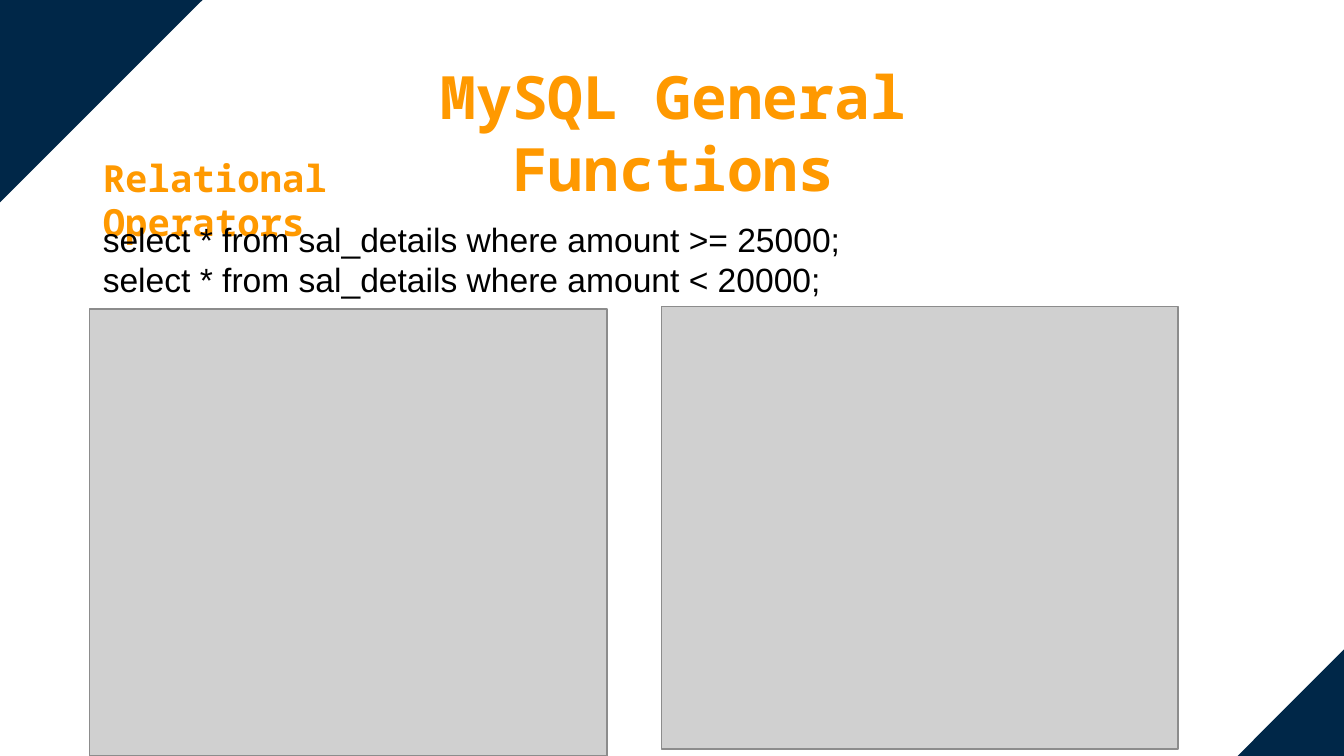
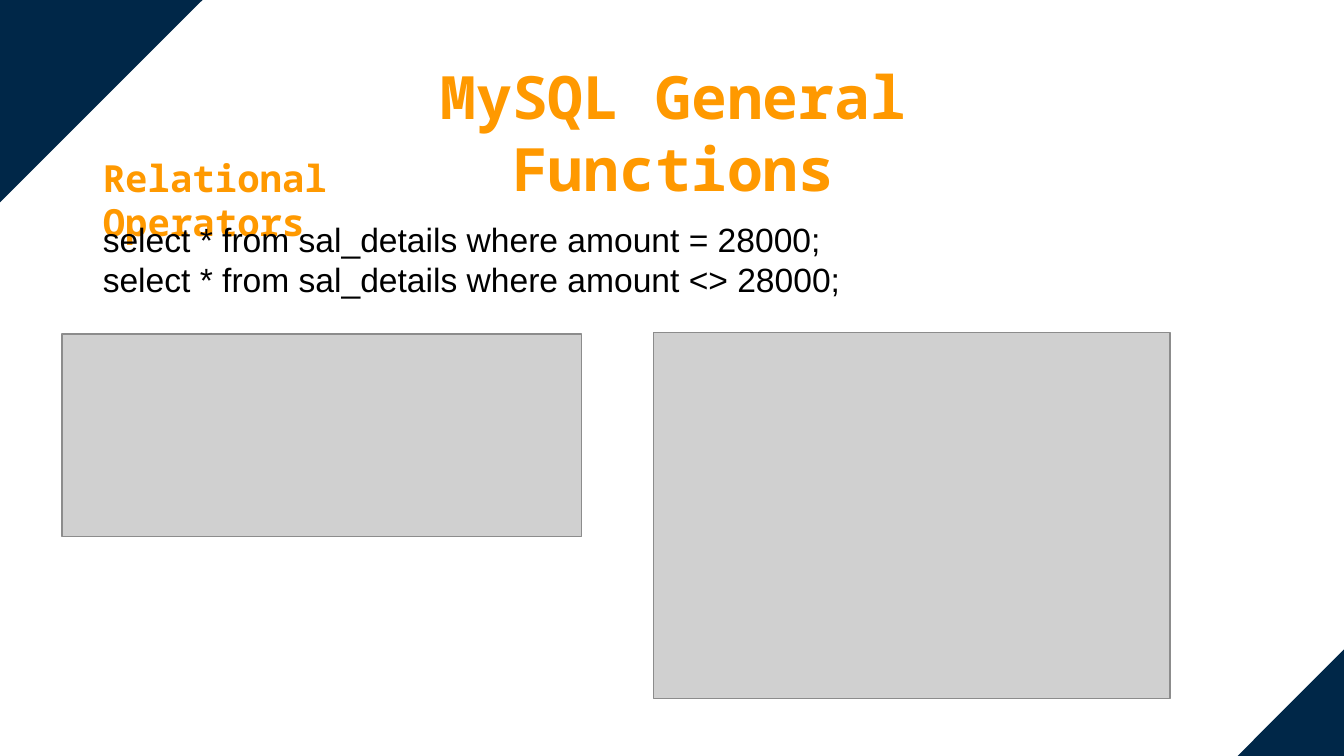
Before and after one commit to vijayadithya831/personal, a slide deck: slide 18 of Full Stack/SQL/Mini Project/SQL Mini Project.pptx. Drawn at 1344x756 pixels with LibreOffice and Linux fonts; fonts in the diff are those of the drawing; grey boxes stand for pictures. Boxes give left, top, right and bottom in pixels: in the first picture for what was removed or moved away, otherwise in the second. Text is boxed around its words. In the diff, an @@ line names an element or a change of style, - is before the commit and + after.

```diff
--- a/Full Stack/SQL/Mini Project/SQL Mini Project.pptx
+++ b/Full Stack/SQL/Mini Project/SQL Mini Project.pptx
@@ text at (x1=103, y1=225, x2=840, y2=298): text changed @@
-select * from sal_details where amount >= 25000;
-select * from sal_details where amount < 20000;
+select * from sal_details where amount = 28000;
+select * from sal_details where amount <> 28000;
@@ picture removed at (x1=90, y1=309, x2=607, y2=756) @@
@@ picture added at (x1=62, y1=333, x2=582, y2=536) @@
@@ picture resized from (x1=661, y1=306, x2=1177, y2=749) to (x1=653, y1=333, x2=1169, y2=700) @@
```
Also in this commit, not shown: 1 slide added, 1 other file.
